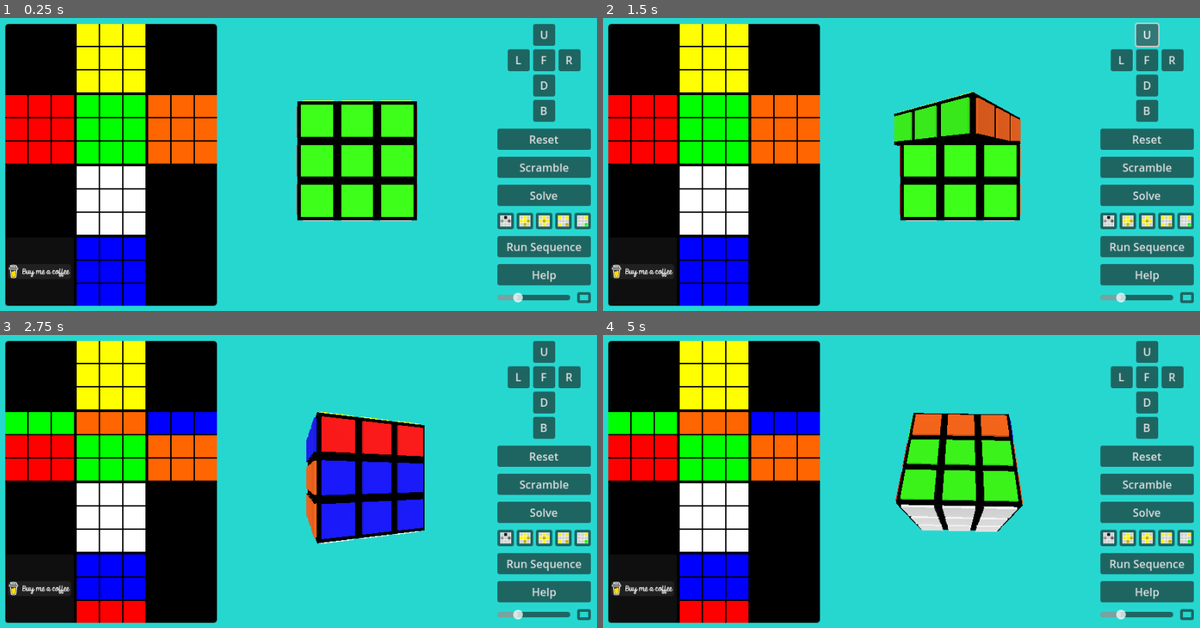
Above: before the commit, frames 1-4 (two rows, left to right).
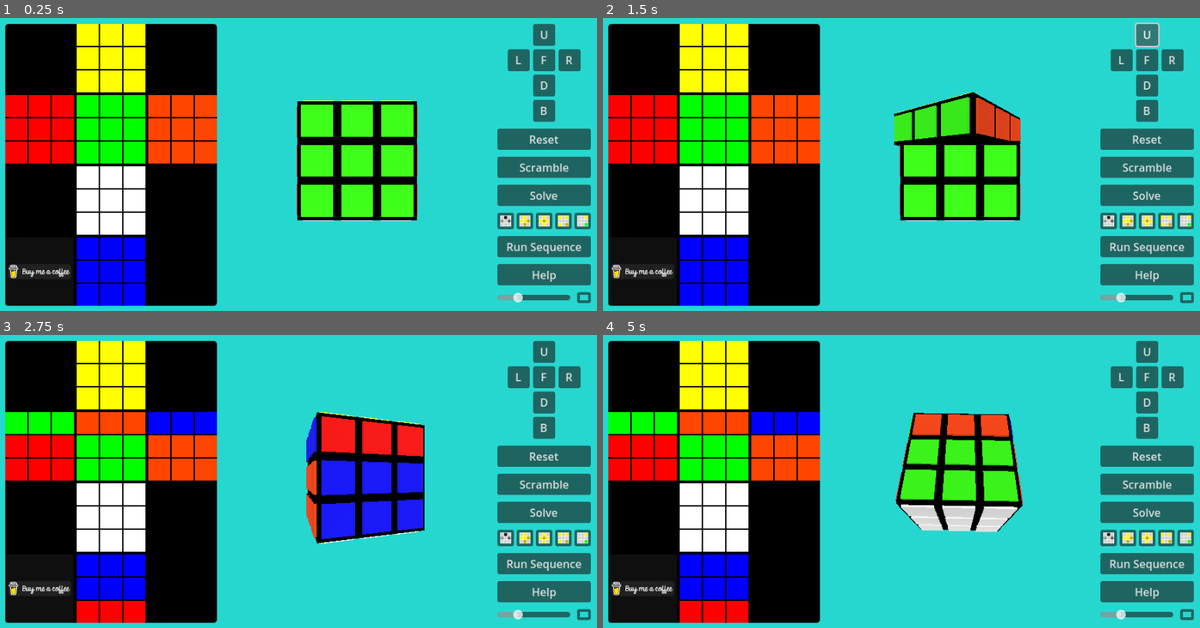
Above: after the commit, the same moments.

Repository: andrew-wilkes/cubic
Game: Godot game, scene res://scenes/main.tscn
The game is run twice, just before and just after one commit, with the same random seed, the same clock (stepped at 60 frames per second) and the same inputs.
Inputs (mouse positions are in pixels of both pictures, inside the frame that each line leads up to):
- Up to frame 1 (0.25 s): no input
- Up to frame 2 (1.5 s): click (644, 272) at 0.5 s; click "U" at 1.25 s
- Up to frame 3 (2.75 s): move the mouse to (435, 472) at 2.02 s; hold Right from 2.03 s (still down); hold Shift from 2.03 s (still down); click (435, 472) at 2.17 s
- Up to frame 4 (5 s): move the mouse to (782, 504) at 2.77 s; release Right at 2.78 s; release Shift at 2.78 s; hold Down 2.78-3.53 s; tap Shift at 2.85, 3.8, 4.55 s; click (782, 504) at 2.92 s; move the mouse to (967, 417) at 3.52 s; hold Right 3.53-4.28 s; hold Ctrl 3.53-4.28 s; click (967, 417) at 3.67 s; move the mouse to (871, 551) at 4.27 s; hold Up from 4.28 s (still down); tap Z at 4.35 s; click (871, 551) at 4.42 s

The runs differ from the first frame. In frame 1, 2.4% of the frame differs, in the area x 24-70%, y 26-68%; in frame 2, 2.9%; in frame 3, 2.7%; in frame 4, 3.3%, in the area x 12-71%, y 26-58%.

Commit message:
Add facility to blank out tiles

Diff:
--- a/scenes/big_cube.gd
+++ b/scenes/big_cube.gd
@@ -30,6 +30,7 @@
 
 const EDGE_POSITIONS = [[0,1,-1],[-1,1,0],[1,1,0],[0,1,1],[-1,0,-1],[-1,0,1],[1,0,1],[1,0,-1],[-1,-1,0],[0,-1,1],[1,-1, 0],[0,-1,-1]]
 const CORNER_POSITIONS = [[-1,1,-1],[1,1,-1],[-1,1,1],[1,1,1],[-1,-1,-1],[-1,-1,1],[1,-1,1],[1,-1,-1]]
+const CENTER_POSITIONS = [[0,1,0],[-1,0,0],[0,0,1],[1,0,0],[0,-1,0],[0,0,-1]]
 
 const ROTATIONS = [0, 1, 2, -1]
 
@@ -200,6 +201,15 @@
 	return corner_nodes
 
 
+func get_center_nodes():
+	var center_nodes = []
+	for pos in CENTER_POSITIONS:
+		for node in get_children():
+			if (node.position - Vector3(pos[0], pos[1], pos[2])).length_squared() < 0.1:
+				center_nodes.append(node)
+	return center_nodes
+
+
 func get_colors_of_cube(node):
 	var colors = []
 	for tile_idx in 6:
@@ -228,6 +238,13 @@
 		idx += 1
 
 
+func set_centers(map_data):
+	var idx = 0
+	for node in get_center_nodes():
+		set_cube_face_visibility(node, map_data.center_visibility[idx])
+		idx += 1
+
+
 func set_cube_face_visibility(cube, enable):
 	for face in cube.get_children():
 		face.scale = Vector3(1,1,1) if enable else Vector3.ZERO
@@ -266,6 +283,7 @@
 	reset()
 	set_edges(map_data)
 	set_corners(map_data)
+	set_centers(map_data)
 
 
 func get_face_position(node, face_idx):
--- a/scenes/color_map.gd
+++ b/scenes/color_map.gd
@@ -2,7 +2,7 @@
 
 signal map_changed
 
-var COLORS = [Color.YELLOW, Color.RED, Color.GREEN, 0, Color.WHITE, Color.BLUE]
+const COLORS = [Color.YELLOW, Color.RED, Color.GREEN, Color.ORANGE_RED, Color.WHITE, Color.BLUE, Color.DARK_GRAY]
 
 # See coordinates diagram for index relationships in media folder
 # The _FACE_MAP constants are indexing the faces
@@ -14,6 +14,7 @@
 const FACE_EDGE_MAP = [[0,1,2,3],[1,4,5,8],[3,5,6,9],[2,6,7,10],[9,8,10,11],[11,4,7,0]]
 # This indexes the positions of faces under the Grid node
 const GRID_FACE_MAP = [1,3,4,5,7,10]
+const BLACK_IDX = 6
 
 var source_tile = null
 var edges = [] # 12 sets of 2 colors
@@ -27,15 +28,14 @@
 	# Set up the tiles
 	var tile = ColorRect.new()
 	tile.custom_minimum_size = Vector2(32, 32)
-	COLORS[3] = Color.hex(0xff6500ff)
 	var idx = 0
 	for node in $Grid.get_children():
 		if node is GridContainer:
 			for n in 9:
 				var new_tile = tile.duplicate()
 				new_tile.set_meta("id", { "face": idx, "tile": n })
-				if n != 4: # Don't connect the immovable middle cells
-					new_tile.gui_input.connect(handle_click.bind(new_tile))
+				# immovable middle cell when n == 4
+				new_tile.gui_input.connect(handle_click.bind(new_tile, n != 4))
 				node.add_child(new_tile)
 			idx += 1
 	reset()
@@ -63,16 +63,34 @@
 	return edges.hash() == EDGE_FACE_MAP.hash() && corners.hash() == CORNER_FACE_MAP.hash()
 
 
-func handle_click(ev: InputEvent, clicked_tile):
+func handle_click(ev: InputEvent, clicked_tile, moveable):
 	if ev is InputEventMouseButton and ev.pressed and not solving:
 		# If shift is pressed, toggle the visibility of the tile
-		if source_tile:
-			source_tile.color = COLORS[source_tile.get_meta("id").face]
-			try_move(source_tile, clicked_tile)
-			source_tile = null
-		else:
-			source_tile = clicked_tile
-			source_tile.color = clicked_tile.color.darkened(0.2)
+		if Input.is_key_pressed(KEY_SHIFT) or Input.is_mouse_button_pressed(MOUSE_BUTTON_RIGHT):
+			var id = clicked_tile.get_meta("id")
+			if is_edge(id.tile):
+				var edge_idx = get_edge(id.face, id.tile)
+				edge_visibility[edge_idx] = !edge_visibility[edge_idx]
+				set_edge_color(edge_idx, 0)
+				set_edge_color(edge_idx, 1)
+			elif is_corner(id.tile):
+				var corner_idx = get_corner(id.face, id.tile)
+				corner_visibility[corner_idx] = !corner_visibility[corner_idx]
+				for n in 3:
+					set_corner_color(corner_idx, n)
+			else:
+				center_visibility[id.face] = !center_visibility[id.face]
+				var color_idx = id.face if center_visibility[id.face] else BLACK_IDX
+				set_tile_color(id.face, id.tile, color_idx)
+			emit_signal("map_changed")
+		elif moveable:
+			if source_tile:
+				source_tile.color = COLORS[source_tile.get_meta("id").face]
+				try_move(source_tile, clicked_tile)
+				source_tile = null
+			else:
+				source_tile = clicked_tile
+				source_tile.color = clicked_tile.color.darkened(0.2)
 
 
 func try_move(from_tile, to_tile):
@@ -132,7 +150,7 @@
 
 
 func is_corner(n):
-	return n % 2 == 0 # Even number
+	return n in [0,2,6,8]
 
 
 func get_edge(face, n):
@@ -148,14 +166,14 @@
 	var face = EDGE_FACE_MAP[edge_idx][face_idx]
 	# Get the tile idx within the face
 	var tile = FACE_EDGE_MAP[face].find(edge_idx) * 2 + 1
-	var color = edges[edge_idx][face_idx] if edge_visibility[edge_idx] else Color.BLACK
+	var color = edges[edge_idx][face_idx] if edge_visibility[edge_idx] else BLACK_IDX
 	set_tile_color(face, tile, color)
 
 
 func set_corner_color(corner_idx, face_idx):
 	var face = CORNER_FACE_MAP[corner_idx][face_idx]
 	var tile = FACE_CORNER_MAP[face].find(corner_idx) * 3 / 2 * 2
-	var color = corners[corner_idx][face_idx] if corner_visibility[corner_idx] else Color.BLACK
+	var color = corners[corner_idx][face_idx] if corner_visibility[corner_idx] else BLACK_IDX
 	set_tile_color(face, tile, color)
 
 
--- a/scenes/cube.tscn
+++ b/scenes/cube.tscn
@@ -15,7 +15,7 @@
 albedo_color = Color(0.215686, 1, 0, 1)
 
 [sub_resource type="StandardMaterial3D" id="StandardMaterial3D_ryo3x"]
-albedo_color = Color(1, 0.396078, 0, 1)
+albedo_color = Color(1, 0.27, 0, 1)
 
 [sub_resource type="StandardMaterial3D" id="StandardMaterial3D_xb2pd"]
 
